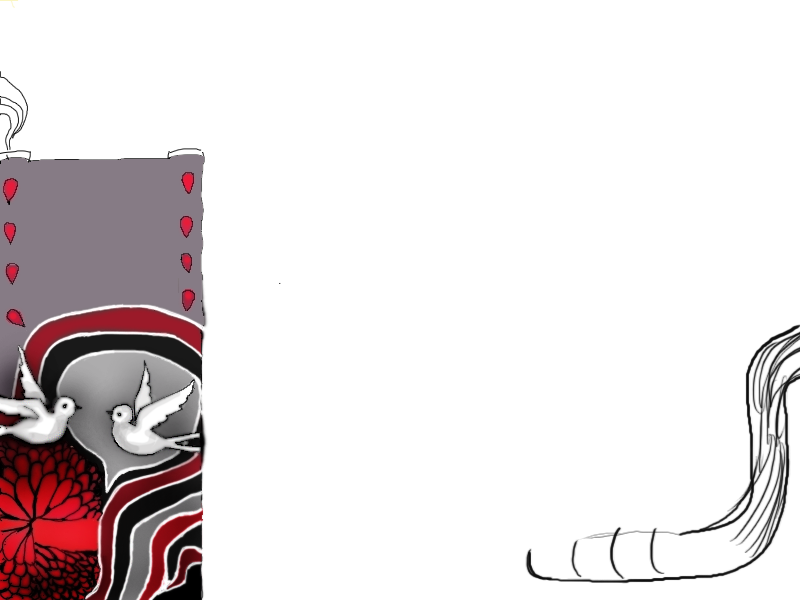
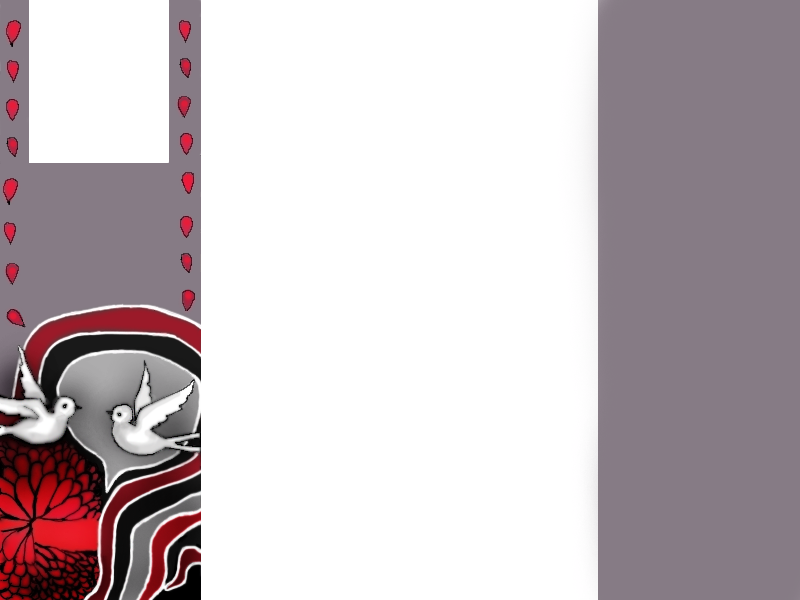
Comparing the layer stacks of the two (800, 600) images. Changes:
hid "Feed" over [525, 324, 800, 584]
added layer "RightFrame" above "LeftFrame" over [556, 0, 800, 600]
renamed "Layer 3" to "LeftFrame", painted on it over [0, 0, 281, 600]
